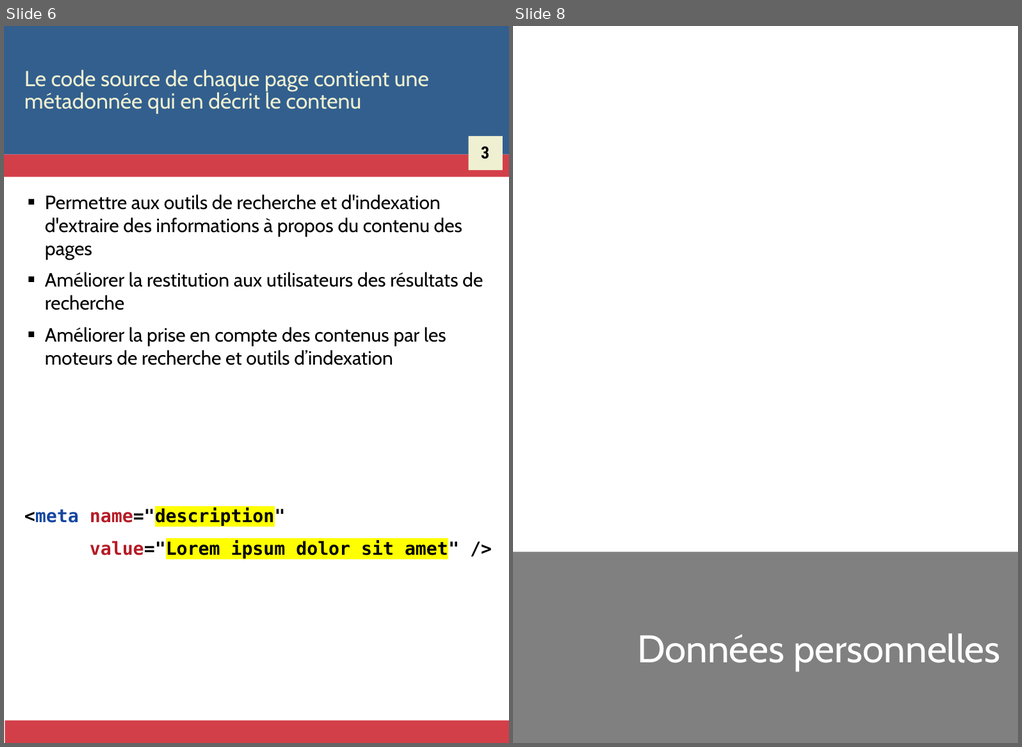
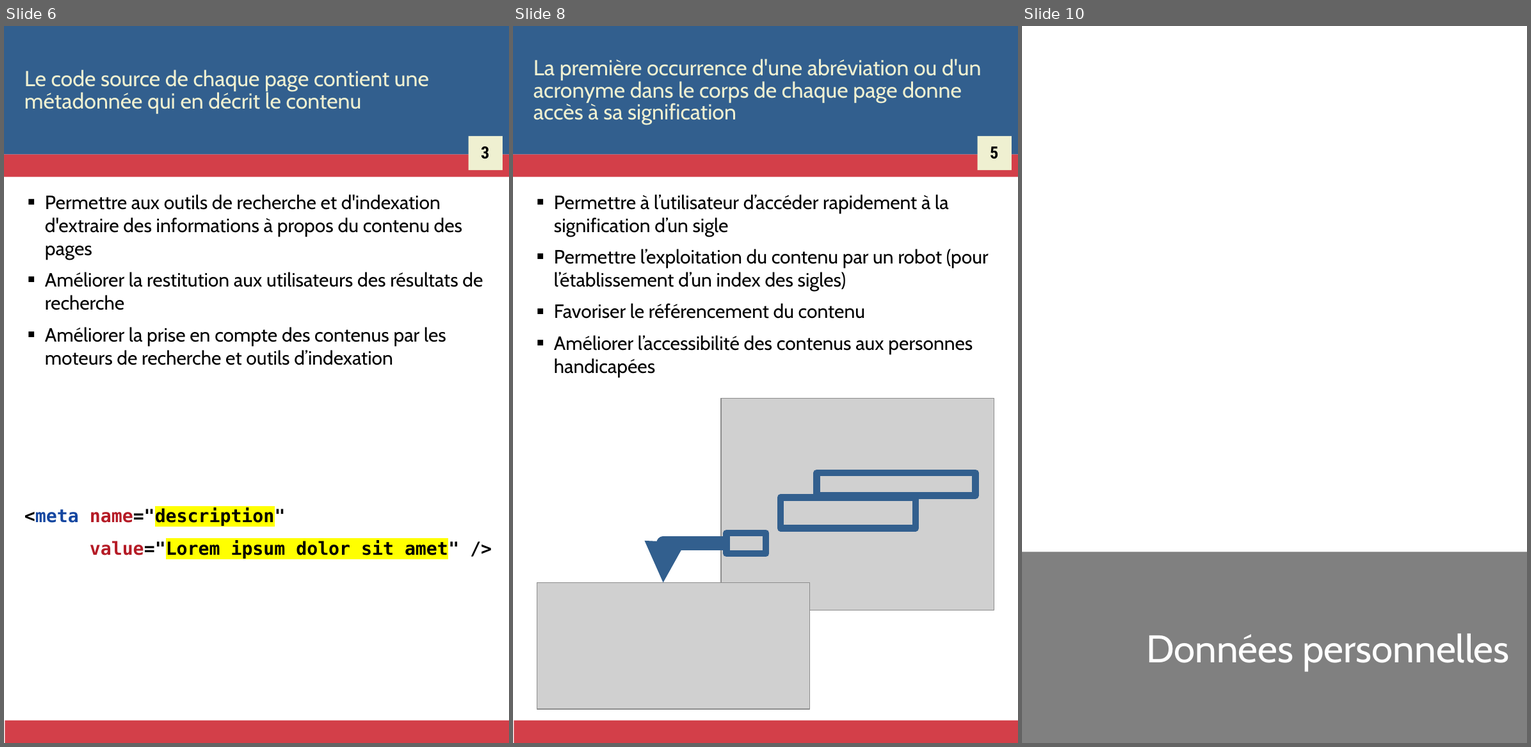
Before and after one commit to Zigazou/bonnes-pratiques-illustrees, a slide deck: bonnes-pratiques.odp. Shown side by side, each under a label of ours: slides 6 and 8 before the commit, slides 6, 8 and 10 after it; the slides between them are not shown. The pictures are 1022x747 and 1531x747 pixels, drawn with LibreOffice and Linux fonts; fonts in the diff are those of the drawing; grey boxes stand for pictures. Boxes give left, top, right and bottom in pixels: in the first picture for what was removed or moved away, otherwise in the second. Text is boxed around its words. In the diff, an @@ line names an element or a change of style, - is before the commit and + after.

```diff
--- a/bonnes-pratiques.odp
+++ b/bonnes-pratiques.odp
@@ slide 8 added at (513, 26, 1018, 743), background #FFFFFF; not listed: 4 template elements that a slide beside it also shows @@
@@ title added at (533, 59, 981, 125), 18 pt, text #EFF0D1 @@
+La première occurrence d'une abréviation ou d'un acronyme dans le corps de chaque page donne accès à sa signification
@@ text added at (990, 146, 998, 159), 14 pt, text #000000, bold @@
+5
@@ text added at (554, 194, 989, 377), 16 pt, text #000000 @@
+■ Permettre à l’utilisateur d’accéder rapidement à la signification d’un sigle
+■ Permettre l’exploitation du contenu par un robot (pour l’établissement d’un index des sigles)
+■ Favoriser le référencement du contenu
+■ Améliorer l’accessibilité des contenus aux personnes handicapées
@@ picture added at (721, 398, 994, 609) @@
@@ rectangle added at (816, 472, 974, 494), outline #325F8E 5.67 pt @@
@@ rectangle added at (781, 497, 916, 528), outline #325F8E 5.67 pt @@
@@ freeform shape added at (663, 543, 726, 582), outline #325F8E 11.34 pt @@
@@ rectangle added at (726, 533, 766, 553), outline #325F8E 5.67 pt @@
@@ picture added at (537, 582, 810, 708) @@
@@ what was slide 8 is now slide 10 @@
```
Also in this commit, not shown: 1 slide changed, 1 other slide added, 9 other files.
